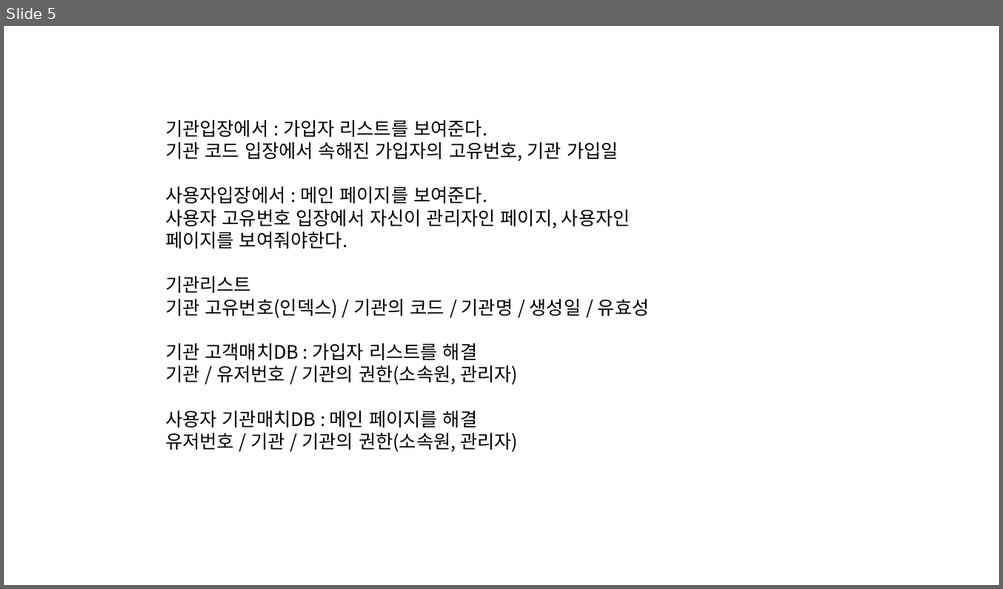
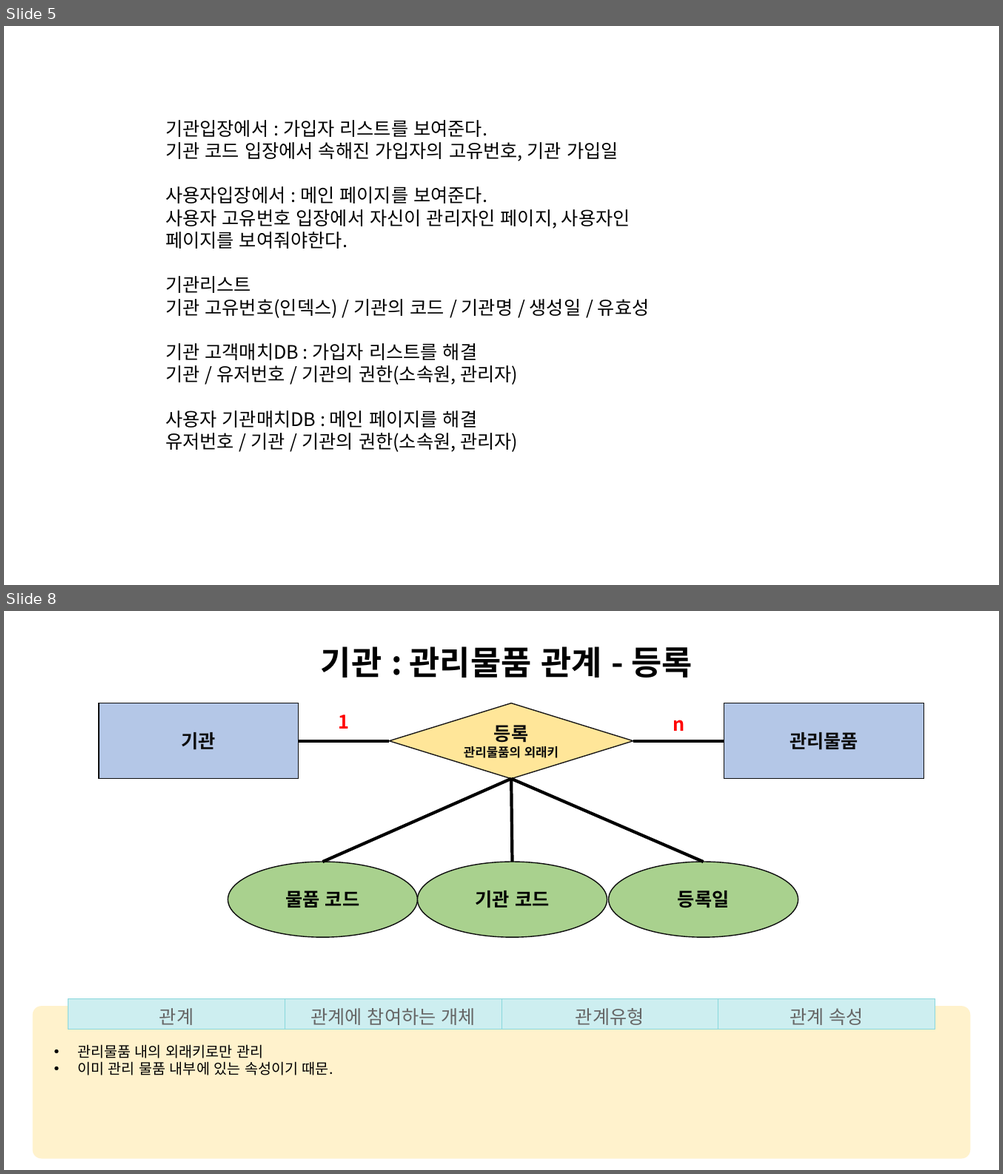
Before and after one commit to oMFDOo/School_4.1, a slide deck: 캡스톤디자인/DB구상.pptx. Shown one above the other, each under a label of ours: slide 5 before the commit, slides 5 and 8 after it; the slides between them are not shown. The pictures are 1003x589 and 1003x1174 pixels, drawn with LibreOffice and Linux fonts; fonts in the diff are those of the drawing. Boxes give left, top, right and bottom in pixels: in the first picture for what was removed or moved away, otherwise in the second. Text is boxed around its words. In the diff, an @@ line names an element or a change of style, - is before the commit and + after.

```diff
--- a/캡스톤디자인/DB구상.pptx
+++ b/캡스톤디자인/DB구상.pptx
@@ slide 8 added at <box>4,611,999,1170</box>, background #FFFFFF @@
@@ text added at <box>321,647,601,743</box>, 32 pt, text #000000, bold @@
+기관 : 관리물품 관계 - 등록
@@ group added at <box>99,703,924,937</box>: 5 texts, 5 lines, 3 ellipses, 2 rectangles, 1 diamond @@
+등록
+관리물품의 외래키
+기관
+관리물품
+물품 코드
+기관 코드
+등록일
+1
+n
@@ rounded rectangle added at <box>32,1006,970,1159</box>, fill #FFF2CC @@
@@ table added at <box>68,999,933,1079</box>, 1 rows, 4 columns @@
+관계 | 관계에 참여하는 개체 | 관계유형 | 관계 속성
@@ text added at <box>77,1045,333,1076</box>, 14 pt, text #000000 @@
+• 관리물품 내의 외래키로만 관리
+• 이미 관리 물품 내부에 있는 속성이기 때문.
```
Also in this commit, not shown: 1 slide changed, 2 other slides added, 2 other files.
